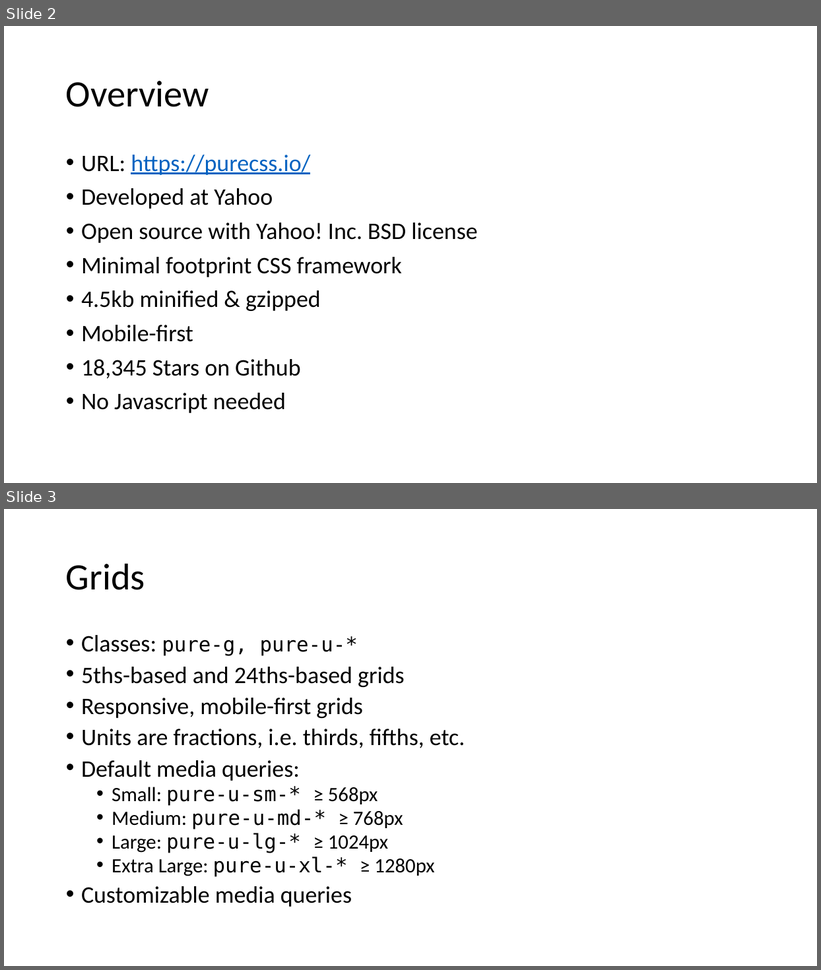
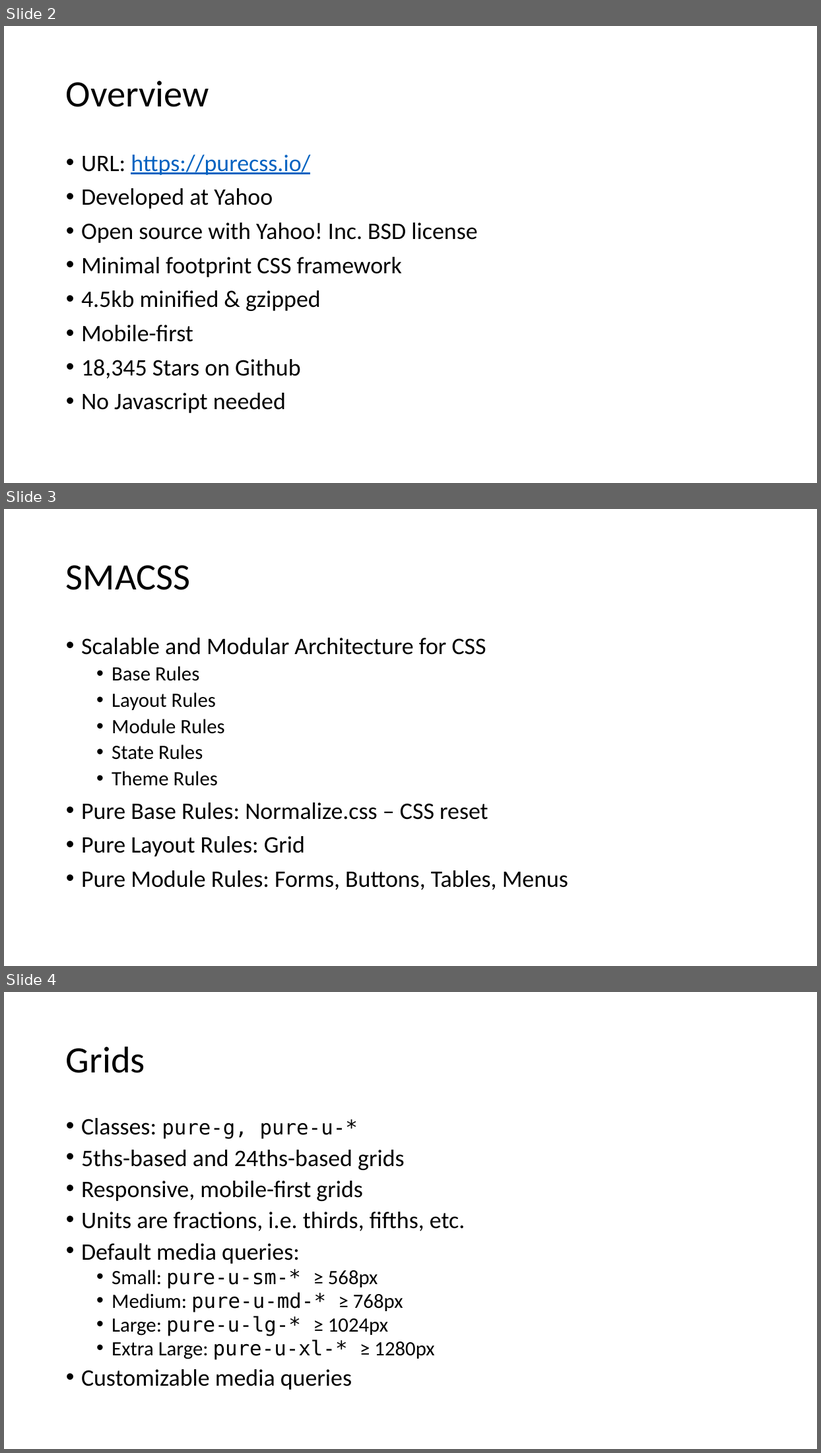
Before and after one commit to jeremyryan/swe_632_tech_talk, a slide deck: SWE_632_Tech_Talk.pptx. Shown one above the other, each under a label of ours: slides 2 and 3 before the commit, slides 2, 3 and 4 after it. The pictures are 821x970 and 821x1453 pixels, drawn with LibreOffice and Linux fonts; fonts in the diff are those of the drawing. Boxes give left, top, right and bottom in pixels: in the first picture for what was removed or moved away, otherwise in the second. Text is boxed around its words. In the diff, an @@ line names an element or a change of style, - is before the commit and + after.

```diff
--- a/SWE_632_Tech_Talk.pptx
+++ b/SWE_632_Tech_Talk.pptx
@@ slide 3 added at (4,509,817,966), background #FFFFFF @@
@@ title added at (66,565,190,590), 44 pt, text #000000 @@
+SMACSS
@@ text added at (81,638,568,890), 28 pt, text #000000 @@
+• Scalable and Modular Architecture for CSS
+  • Base Rules
+  • Layout Rules
+  • Module Rules
+  • State Rules
+  • Theme Rules
+• Pure Base Rules: Normalize.css – CSS reset
+• Pure Layout Rules: Grid
+• Pure Module Rules: Forms, Buttons, Tables, Menus
@@ what was slide 3 is now slide 4 @@
```
Also in this commit, not shown: 1 slide changed, 1 other file.
